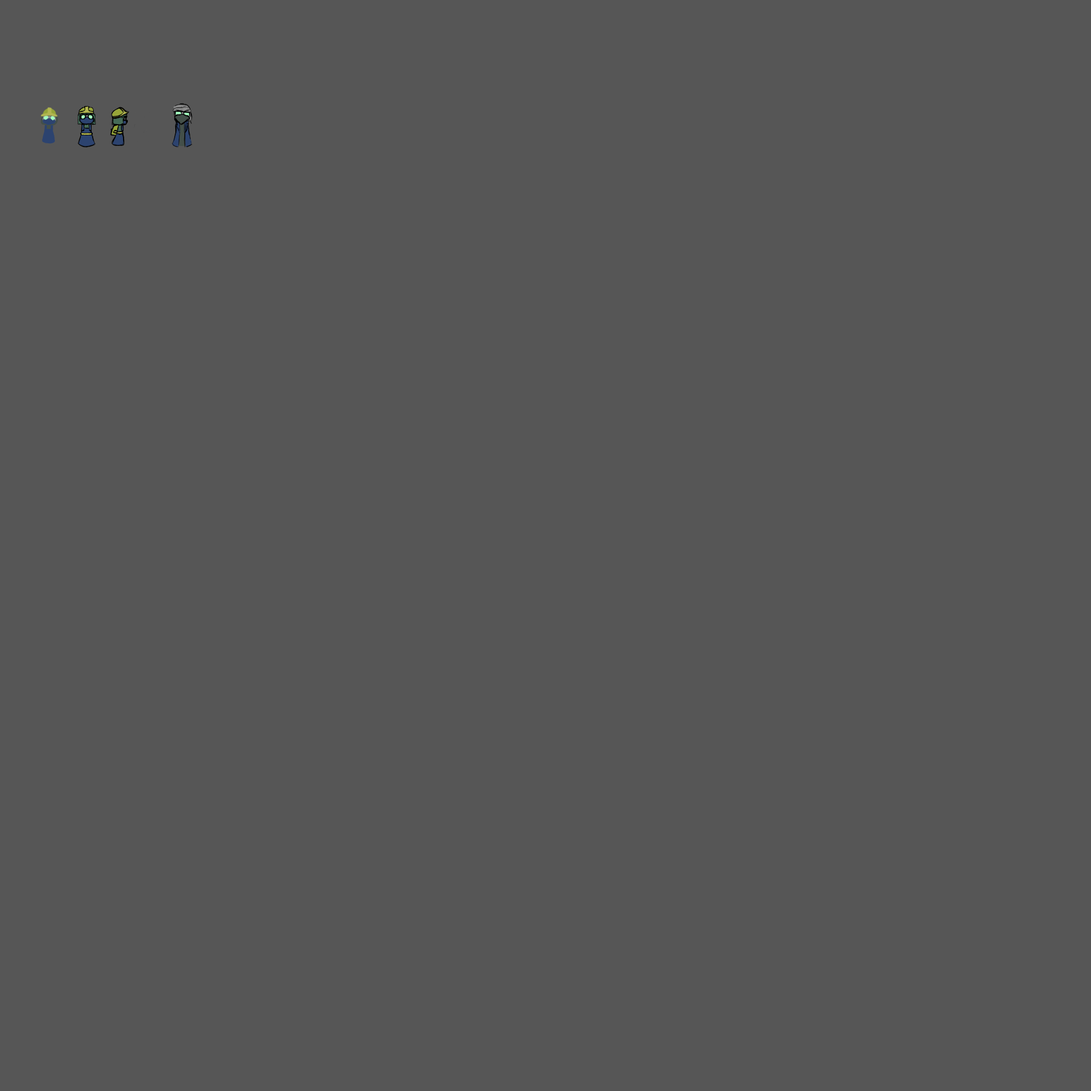
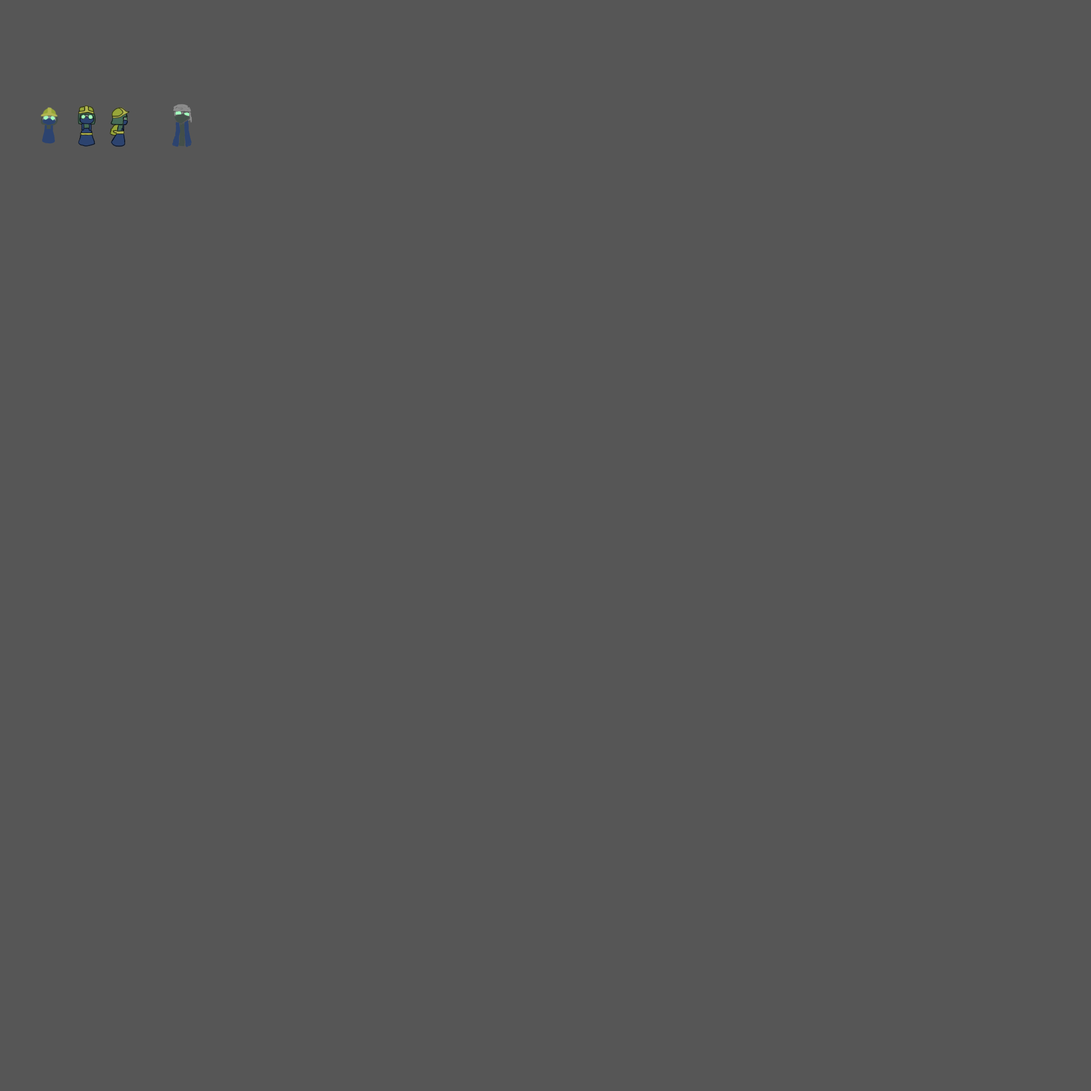
Layers edited between the first and the second 1091×1091 image:
added layer "Paint Layer 3" (75%) above "Paint Layer 1" over [77, 104, 136, 148]
hid "Paint Layer 1", opacity 100% → 54%, painted on it over [77, 102, 193, 148]
painted on "Paint Layer 2" over [77, 102, 193, 148]
painted on "Background" over [77, 102, 193, 148]
